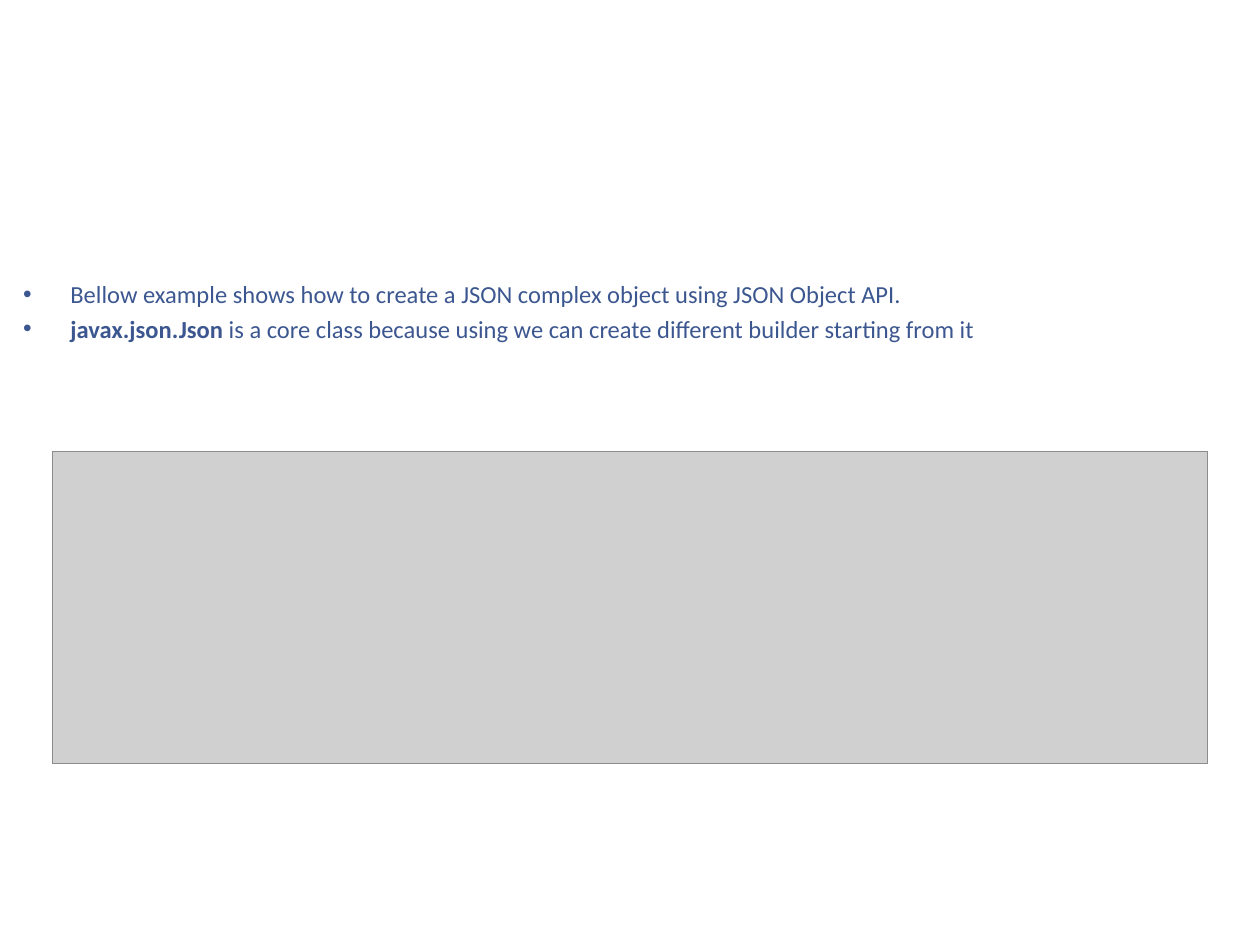
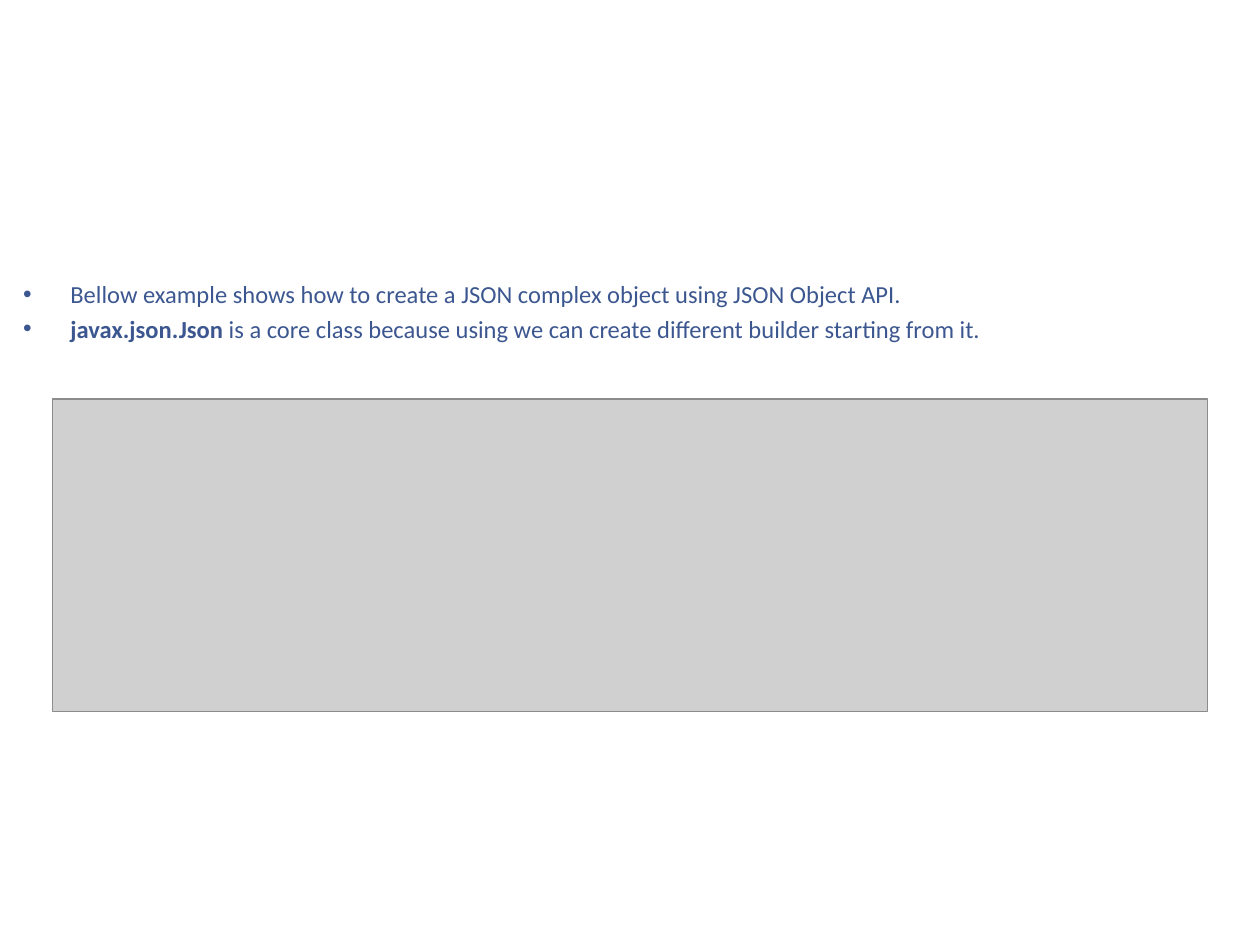
Before and after one commit to kenshincommon/ppts, a slide deck: slide 54 of Presentations/JavaEnterprise7/JavaEnterprise7.pptx (slide 27 before the commit). Drawn at 1260x945 pixels with LibreOffice and Linux fonts; fonts in the diff are those of the drawing; grey boxes stand for pictures; background and template pictures are left out. Boxes give left, top, right and bottom in pixels: in the first picture for what was removed or moved away, otherwise in the second. Text is boxed around its words. In the diff, an @@ line names an element or a change of style, - is before the commit and + after.

```diff
--- a/Presentations/JavaEnterprise7/JavaEnterprise7.pptx
+++ b/Presentations/JavaEnterprise7/JavaEnterprise7.pptx
@@ text at [70,321,980,342]: text changed @@
-• javax.json.Json is a core class because using we can create different builder starting from it
+• javax.json.Json is a core class because using we can create different builder starting from it.
@@ picture: place and size @@
-picture at [53,451,1208,764]
+picture at [53,399,1208,712]
```
Also in this commit, not shown: 22 other slides changed, 41 slides added, 31 slides removed, 1 other file.
